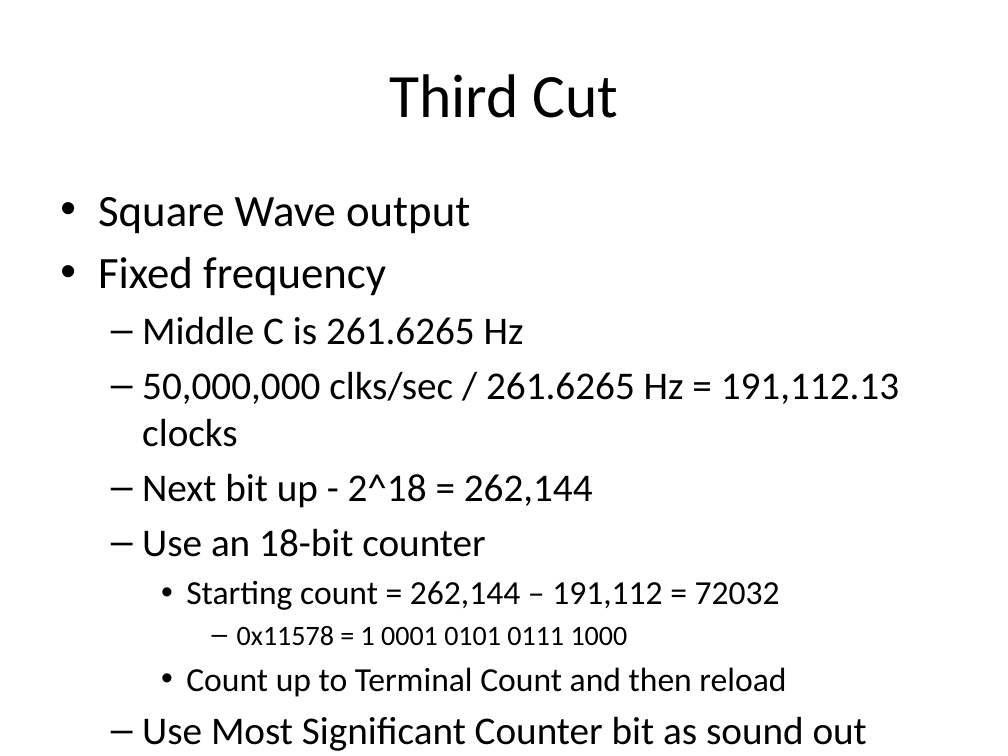
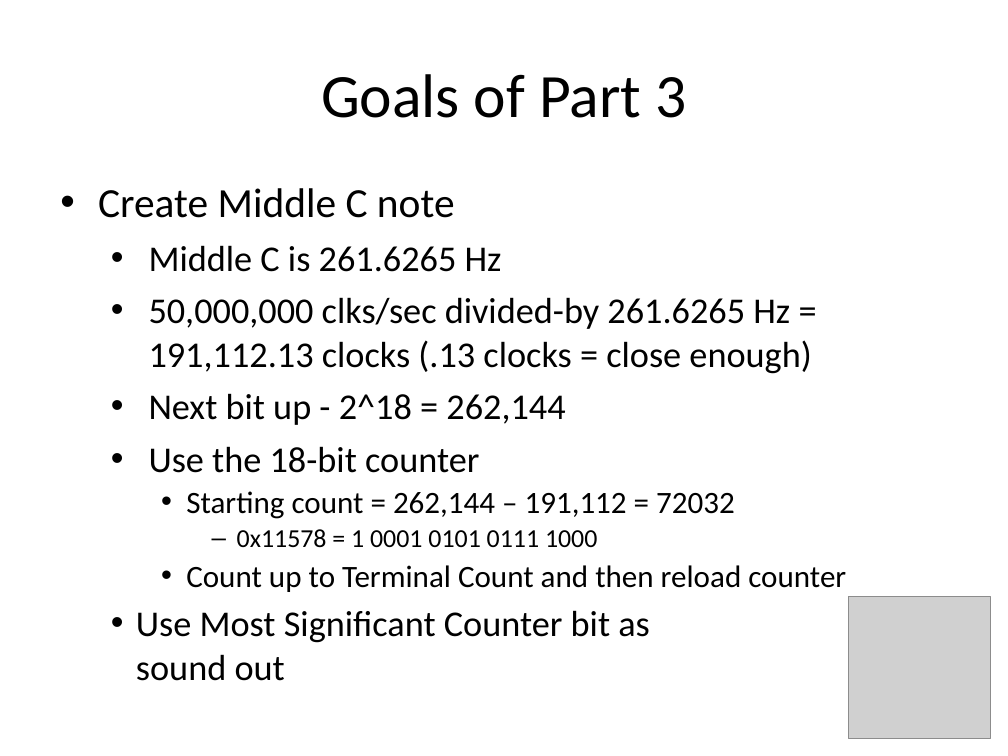
Before and after one commit to douggilliland/MultiComp, a slide deck: slide 24 of MultiComp (VHDL Template)/Components/SoundGen/Documentation/Sound Generator.pptx (slide 17 before the commit). Drawn at 1008x756 pixels with LibreOffice and Linux fonts; fonts in the diff are those of the drawing; grey boxes stand for pictures. Boxes give left, top, right and bottom in pixels: in the first picture for what was removed or moved away, otherwise in the second. Text is boxed around its words. In the diff, an @@ line names an element or a change of style, - is before the commit and + after.

```diff
--- a/MultiComp (VHDL Template)/Components/SoundGen/Documentation/Sound Generator.pptx
+++ b/MultiComp (VHDL Template)/Components/SoundGen/Documentation/Sound Generator.pptx
@@ text at [321,74,686,118]: text changed @@
-Third Cut
+Goals of Part 3
@@ text at [98,188,455,218]: text changed; size 32 to 29.6 pt @@
-• Square Wave output
-• Fixed frequency
+• Create Middle C note
@@ text at [136,245,735,681]: size 28 to 25.9 pt in "Middle C is 261.6265 Hz", "Next bit up - 2^18 = 262,144", "Use Most Significant Counter bit as sound ..."; size 24 to 22.2 pt in "Starting count = 262,144 – 191,112 = ..."; size 20 to 18.5 pt in "0x11578 = 1 0001 0101 0111 1000"; bullet – to •; line spacing 1 to 0.9 @@
@@ text at [149,297,811,374]: text changed; size 28 to 25.9 pt @@
-  – 50,000,000 clks/sec / 261.6265 Hz = 191,112.13 clocks
+  • 50,000,000 clks/sec divided-by 261.6265 Hz = 191,112.13 clocks (.13 clocks = close enough)
@@ text at [149,446,479,473]: text changed; size 28 to 25.9 pt @@
-  – Use an 18-bit counter
+  • Use the 18-bit counter
@@ text at [186,565,846,592]: text changed; size 24 to 22.2 pt @@
-    • Count up to Terminal Count and then reload
+    • Count up to Terminal Count and then reload counter
@@ picture added at [849,597,991,739] @@
```
Also in this commit, not shown: 30 other slides changed, 27 slides added, 1 slide removed, 5 other files.
